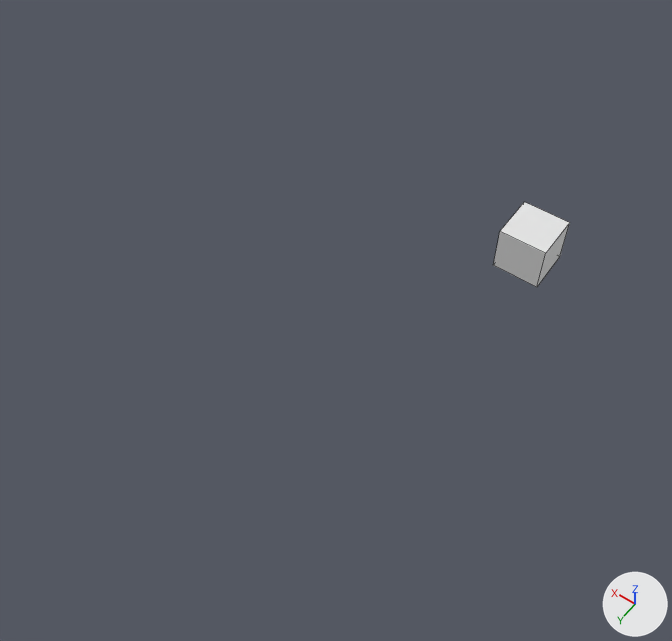
One commit to the Blender file corridore.blend: the scene before it, then after it.
The view is the same before and after, from a 50 mm lens placed at (-53.1, 100.5, 109.8), pointed at (-0.6, 27.0, -5.7). Lighting does not change. The marker at lower right points along +X, +Y and +Z. Mesh edges are drawn as thin lines. The same objects are shown in both versions, whatever each file hides.
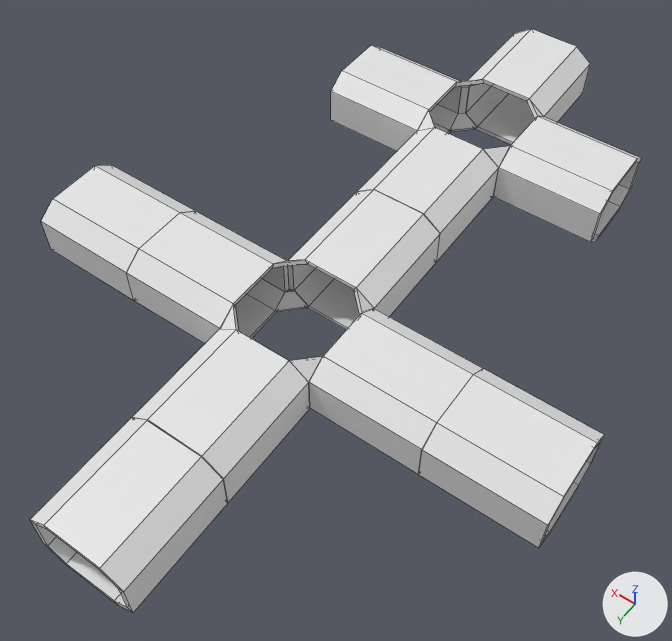
Pixel boxes (x1, y1, x2, y2) of what changed, in the pictures (672 x 641 px):
'Cube.008', added
    after: (30, 418, 228, 613)
'Cube.006', added
    after: (419, 369, 604, 548)
'Cube.005', added
    after: (132, 329, 310, 503)
'Cube.004', added
    after: (309, 309, 483, 475)
'Cube.003', added
    after: (126, 211, 289, 344)
'Cube.001', added
    after: (288, 190, 440, 330)
'Cube', reshaped, moved, rescaled (84% wider, 77% taller)
    before: (493, 202, 569, 287)
    after: (357, 110, 498, 261)
'Cube.009', added
    after: (493, 116, 642, 242)
'Cube.007', added
    after: (41, 165, 195, 300)
'Cube.010', added
    after: (466, 29, 590, 145)
'Cube.002', added
    after: (331, 45, 462, 151)
'corner_up_and_down', added
    after: (450, 79, 484, 132)
'corner_down.003', added
    after: (275, 289, 308, 312)
'corner.003', added
    after: (290, 356, 323, 382)
'corner_up_and_down.001', added
    after: (483, 146, 510, 196)
'corner.001', added
    after: (220, 304, 239, 331)
'corner.004', added
    after: (354, 288, 374, 314)
'corner.002', added
    after: (272, 260, 307, 269)
'corner_up_and_down.002', added
    after: (527, 99, 544, 119)

The change, as a diff of the scene's bpy script:
```diff
--- a/corridore.blend.py
+++ b/corridore.blend.py
@@ me_cube_001 @@
 # used by ob_cube; location = (-19.5, 0.0, 0.0); scale = (3.99, 3.99, 3.99)
-me_cube_001.from_pydata(...)  # 8 vertices, 6 faces; spans x -1.0..1.0, y -1.0..1.0, z -1.0..1.0
+me_cube_001.from_pydata(...)  # 39 vertices, 41 faces, 1 loose edge; spans x -1.14..1.14, y -1.4..1.0, z -1.14..1.14
+# me_cube_001 part 1: the whole mesh is rebuilt
@@ me_cube_019 @@
+me_cube_019.from_pydata([(-0.31, 0.124, -0.259), (0.163, 0.124, 0.214), (-0.367, 0.124, -0.12), (0.025, 0.124, 0.271), (0.163, -0.235, -0.259), (0.163, -0.279, -0.12), (0.163, 0.019, 0.271)], [], [(1, 0, 4), (4, 0, 2, 5), (3, 6, 5, 2), (6, 3, 1), (1, 4, 5, 6), (0, 1, 3, 2)])
@@ me_cube_015 @@
+me_cube_015.from_pydata([(0.163, 0.124, -0.214), (-0.31, 0.124, 0.259), (0.025, 0.124, -0.271), (0.163, -0.235, 0.259), (0.163, 0.019, -0.271), (0.163, -0.279, 0.12), (-0.367, 0.124, 0.12)], [], [(0, 1, 6, 2), (1, 0, 3), (4, 2, 0), (0, 4, 5, 3), (5, 6, 2, 4), (3, 1, 6, 5)])
@@ ob_cube @@
 ob_cube = bpy.data.objects.new('Cube', me_cube_001)
-ob_cube.location = (-19.5, 0.0, 0.0)
-ob_cube.scale = (3.99, 3.99, 3.99)
+ob_cube.location = (0.0, 0.0, 0.0)
+ob_cube.scale = (7.0, 9.19, 5.0)
@@ ob_corner_up_and_down_002 @@
+ob_corner_up_and_down_002 = bpy.data.objects.new('corner_up_and_down.002', me_cube_025)  # 17 vertices, 15 faces; spans x -0.4..0.13, y -0.29..0.11, z -1.1..1.17
+ob_corner_up_and_down_002.location = (-7.0, -24.2, -0.2)
+ob_corner_up_and_down_002.rotation_euler = (0.0, 0.0, -3.142)  # degrees (0, 0, -180)
+ob_corner_up_and_down_002.scale = (7.0, 9.19, 5.0)
@@ ob_cube_010 @@
+ob_cube_010 = bpy.data.objects.new('Cube.010', me_cube_024)  # 32 vertices, 32 faces; spans x -1.14..1.14, y -1.0..1.0, z -1.14..1.14
+ob_cube_010.location = (0.0, -34.3, 0.0)
+ob_cube_010.scale = (7.0, 9.19, 5.0)
@@ ob_corner_up_and_down_001 @@
+ob_corner_up_and_down_001 = bpy.data.objects.new('corner_up_and_down.001', me_cube_025.copy())
+ob_corner_up_and_down_001.location = (-7.0, -10.2, -0.2)
+ob_corner_up_and_down_001.rotation_euler = (0.0, 0.0, -4.712)  # degrees (0, 0, -270)
+ob_corner_up_and_down_001.scale = (7.0, 9.19, 5.0)
@@ ob_cube_009 @@
+ob_cube_009 = bpy.data.objects.new('Cube.009', me_cube_024.copy())
+ob_cube_009.location = (-17.2, -17.2, 0.0)
+ob_cube_009.rotation_euler = (0.0, 0.0, -1.571)  # degrees (0, 0, -90)
+ob_cube_009.scale = (7.0, 9.19, 5.0)
@@ ob_corner_up_and_down @@
+ob_corner_up_and_down = bpy.data.objects.new('corner_up_and_down', me_cube_021)  # 18 vertices, 15 faces, 1 loose edge; spans x -0.4..0.14, y -1.26..0.11, z -1.1..1.17
+ob_corner_up_and_down.location = (7.0, -24.2, -0.2)
+ob_corner_up_and_down.rotation_euler = (0.0, 0.0, -1.571)  # degrees (0, 0, -90)
+ob_corner_up_and_down.scale = (7.0, 9.19, 5.0)
@@ ob_corner_down_003 @@
+ob_corner_down_003 = bpy.data.objects.new('corner_down.003', me_cube_019)
+ob_corner_down_003.location = (6.8, 28.8, -4.4)
+ob_corner_down_003.rotation_euler = (0.0, 0.0, 4.713)  # degrees (0, 0, 270)
+ob_corner_down_003.scale = (7.0, 9.19, 5.0)
@@ ob_corner_004 @@
+ob_corner_004 = bpy.data.objects.new('corner.004', me_cube_015)
+ob_corner_004.location = (-6.8, 28.7, 4.4)
+ob_corner_004.rotation_euler = (0.0, 0.0, -3.139)  # degrees (0, 0, -180)
+ob_corner_004.scale = (7.0, 9.19, 5.0)
@@ ob_corner_003 @@
+ob_corner_003 = bpy.data.objects.new('corner.003', me_cube_015.copy())
+ob_corner_003.location = (-6.8, 42.6, 4.4)
+ob_corner_003.rotation_euler = (0.0, 0.0, 1.571)  # degrees (0, 0, 90)
+ob_corner_003.scale = (7.0, 9.19, 5.0)
@@ ob_corner_002 @@
+ob_corner_002 = bpy.data.objects.new('corner.002', me_cube_015.copy())
+ob_corner_002.location = (6.8, 28.7, 4.4)
+ob_corner_002.rotation_euler = (0.0, 0.0, -1.569)  # degrees (0, 0, -90)
+ob_corner_002.scale = (7.0, 9.19, 5.0)
@@ ob_corner_001 @@
+ob_corner_001 = bpy.data.objects.new('corner.001', me_cube_015.copy())
+ob_corner_001.location = (6.8, 42.6, 4.4)
+ob_corner_001.scale = (7.0, 9.19, 5.0)
@@ ob_cube_008 @@
+ob_cube_008 = bpy.data.objects.new('Cube.008', me_cube_024.copy())
+ob_cube_008.location = (0.0, 71.2, 0.0)
+ob_cube_008.scale = (7.0, 9.19, 5.0)
@@ ob_cube_007 @@
+ob_cube_007 = bpy.data.objects.new('Cube.007', me_cube_024.copy())
+ob_cube_007.location = (35.6, 35.7, 0.0)
+ob_cube_007.rotation_euler = (0.0, 0.0, -1.571)  # degrees (0, 0, -90)
+ob_cube_007.scale = (7.0, 9.19, 5.0)
@@ ob_cube_006 @@
+ob_cube_006 = bpy.data.objects.new('Cube.006', me_cube_024.copy())
+ob_cube_006.location = (-35.5, 35.7, 0.0)
+ob_cube_006.rotation_euler = (0.0, 0.0, -1.571)  # degrees (0, 0, -90)
+ob_cube_006.scale = (7.0, 9.19, 5.0)
@@ ob_cube_005 @@
+ob_cube_005 = bpy.data.objects.new('Cube.005', me_cube_024.copy())
+ob_cube_005.location = (0.0, 52.9, 0.0)
+ob_cube_005.scale = (7.0, 9.19, 5.0)
@@ ob_cube_004 @@
+ob_cube_004 = bpy.data.objects.new('Cube.004', me_cube_024.copy())
+ob_cube_004.location = (-17.2, 35.7, 0.0)
+ob_cube_004.rotation_euler = (0.0, 0.0, -1.571)  # degrees (0, 0, -90)
+ob_cube_004.scale = (7.0, 9.19, 5.0)
@@ ob_cube_003 @@
+ob_cube_003 = bpy.data.objects.new('Cube.003', me_cube_024.copy())
+ob_cube_003.location = (17.2, 35.7, 0.0)
+ob_cube_003.rotation_euler = (0.0, 0.0, -1.571)  # degrees (0, 0, -90)
+ob_cube_003.scale = (7.0, 9.19, 5.0)
@@ ob_cube_002 @@
+ob_cube_002 = bpy.data.objects.new('Cube.002', me_cube_024.copy())
+ob_cube_002.location = (17.2, -17.2, 0.0)
+ob_cube_002.rotation_euler = (0.0, 0.0, -1.571)  # degrees (0, 0, -90)
+ob_cube_002.scale = (7.0, 9.19, 5.0)
@@ ob_cube_001 @@
+ob_cube_001 = bpy.data.objects.new('Cube.001', me_cube_024.copy())
+ob_cube_001.location = (0.0, 18.4, 0.0)
+ob_cube_001.scale = (7.0, 9.19, 5.0)
```
